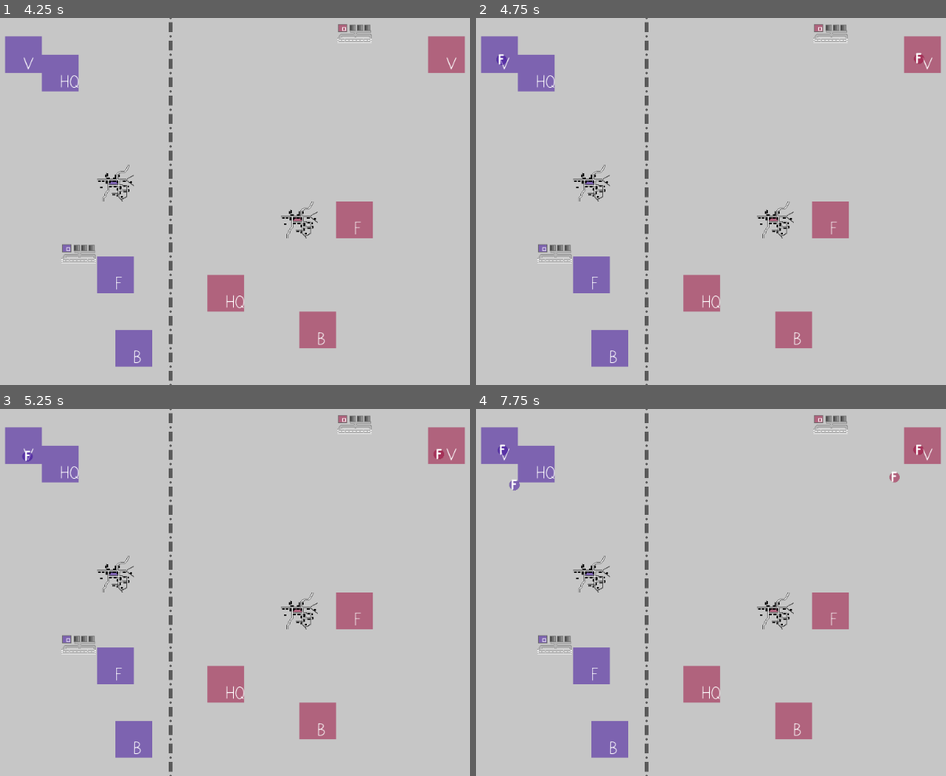
Above: before the commit, frames 1-4 (two rows, left to right).
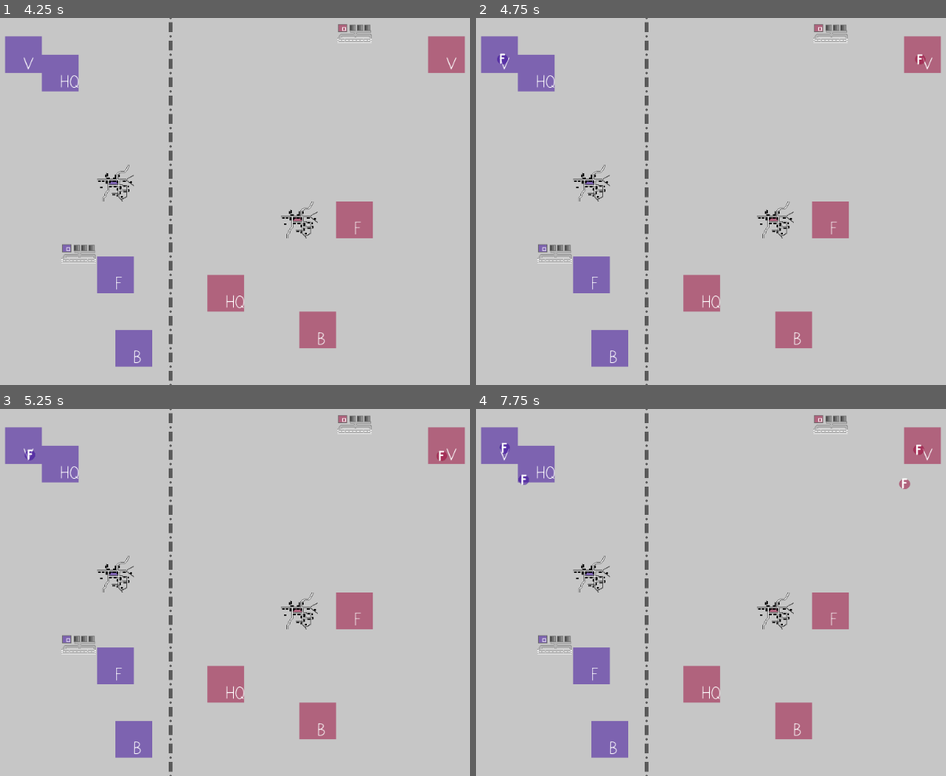
Above: after the commit, the same moments.

Repository: rojekabc/godot-rescue-from-sky
Game: Godot game, scene res://Scenes/GUIStart.tscn
The game is run twice, just before and just after one commit, with the same random seed, the same clock (stepped at 60 frames per second) and the same inputs.
Inputs (mouse positions are in pixels of both pictures, inside the frame that each line leads up to):
- Up to frame 1 (4.25 s): click (192, 179) at 0.52 s; type "12" at 0.6 s; click "Start" at 1.25 s; tap Enter at 2, 3.5 s; move the mouse to (310, 183) at 2.02 s; click (310, 183) at 2.17 s; tap Space at 2.75 s; move the mouse to (47, 219) at 2.77 s; click (47, 219) at 2.92 s; move the mouse to (235, 120) at 3.52 s; click (235, 120) at 3.67 s
- Up to frame 2 (4.75 s): tap Space at 4.25 s; move the mouse to (617, 274) at 4.27 s; click (617, 274) at 4.42 s
- Up to frame 3 (5.25 s): tap Enter at 5 s; move the mouse to (361, 647) at 5.02 s; click (361, 647) at 5.17 s
- Up to frame 4 (7.75 s): move the mouse to (outside the picture) at 5.77 s; click (outside the picture) at 5.92 s; move the mouse to (678, 592) at 6.52 s; click (678, 592) at 6.67 s; move the mouse to (555, 500) at 7.27 s; click (555, 500) at 7.42 s

Frame 1 is identical in both runs. In frame 2, less than 0.1% of the frame differs, in the area x 4-96%, y 9-13%; in frame 3, 0.1%; in frame 4, 0.3%, in the area x 4-96%, y 9-23%.

Commit message:
Register players.
playerDefinitions array in Game object is builded dynamically on start game action.
Player can be HUMAN or AI type. AI name is selected from two possible.

Diff:
--- a/Objects/Game.gd
+++ b/Objects/Game.gd
@@ -40,8 +40,6 @@
 var Consumer = preload('res://Interfaces/Consumer.gd')
 #warning-ignore:unused_class_variable
 var Producer = load('res://Interfaces/Producer.gd')
-
-var humanPlayer : HumanPlayer = load('res://Objects/HumanPlayer.gd').new() as HumanPlayer
 
 const TEST_CONFIGURATION = {
 		verbose = true,
@@ -205,14 +203,6 @@
 		timeout = 20,
 		acronym = 'A'
 	}
-	playerDefinitions.append({
-			name = 'Zygfryd',
-			color = Color(0.2, 0.0, 0.6, 0.5)
-	})
-	playerDefinitions.append({
-			name = 'Godfryd',
-			color = Color(0.6, 0.0, 0.2, 0.5)
-	})
 
 	# Scenes
 	Structure = load('res://Scenes/Structure.tscn').instance()
--- a/Objects/GameWorld.gd
+++ b/Objects/GameWorld.gd
@@ -48,7 +48,7 @@
 		return
 	else:
 		var structure : Structure = _find_element_at(globalPosition, Game.STRUCTURE_COLLISION_LAYER)
-		if structure && structure.ownerIdx == Game.humanPlayer.playerIdx:
+		if structure && Game.playerDefinitions[structure.ownerIdx].type == Player.PlayerType.HUMAN_PLAYER:
 			structure.pressed(self)
 
 func log_information(globalPosition : Vector2) -> void:
--- a/Objects/HumanPlayer.gd
+++ /dev/null
@@ -1,4 +0,0 @@
-class_name HumanPlayer
-
-var playerIdx : int
-var playerName : String
--- /dev/null
+++ b/Objects/Player.gd
@@ -0,0 +1,14 @@
+class_name Player
+
+enum PlayerType {
+	HUMAN_PLAYER,
+	AI_PLAYER
+}
+
+var type : int
+# var playerIdx : int
+var name : String
+var color : Color
+var structureMaterial : Material
+var armyMaterial : Material
+var transportMaterial : Material
--- a/Scenes/GUIStart.tscn
+++ b/Scenes/GUIStart.tscn
@@ -12,14 +12,32 @@
 	$PanelContainer/VBoxContainer/Start.connect('pressed', self, \"start_pressed\")
 
 func start_pressed():
-	Game.humanPlayer.playerName = $PanelContainer/VBoxContainer/PlayerName/LineEdit.text
+	var humanPlayer = create_human_player()
+	var aiPlayer = create_ai_player()
+
+	humanPlayer.name = $PanelContainer/VBoxContainer/PlayerName/LineEdit.text
 	if $PanelContainer/VBoxContainer/Side.pressed:
-		Game.humanPlayer.playerIdx = 0
+		humanPlayer.color = Color(0.2, 0.0, 0.6, 0.5)
+		aiPlayer.color = Color(0.6, 0.0, 0.2, 0.5)
+		Game.playerDefinitions.append(humanPlayer)
+		Game.playerDefinitions.append(aiPlayer)
 	else:
-		Game.humanPlayer.playerIdx = 1
-	var playerDefinition = Game.playerDefinitions[Game.humanPlayer.playerIdx]
-	playerDefinition.name = Game.humanPlayer.playerName
-	Game.changeScene(Game.SCENE.GAME)"
+		humanPlayer.color = Color(0.6, 0.0, 0.2, 0.5)
+		aiPlayer.color = Color(0.2, 0.0, 0.6, 0.5)
+		Game.playerDefinitions.append(aiPlayer)
+		Game.playerDefinitions.append(humanPlayer)
+	Game.changeScene(Game.SCENE.GAME)
+
+func create_human_player() -> Player:
+	var player : Player = Player.new()
+	player.type = Player.PlayerType.HUMAN_PLAYER
+	return player
+
+func create_ai_player() -> Player:
+	var player : Player = Player.new()
+	player.type = Player.PlayerType.AI_PLAYER
+	player.name = Tool.array_random(['Zygfryd', 'Godfryd'])
+	return player"
 
 [node name="GUIStart" type="Control"]
 anchor_right = 1.0
--- a/project.godot
+++ b/project.godot
@@ -39,15 +39,15 @@
 "language": "GDScript",
 "path": "res://Objects/GameWorld.gd"
 }, {
-"base": "Reference",
-"class": "HumanPlayer",
-"language": "GDScript",
-"path": "res://Objects/HumanPlayer.gd"
-}, {
 "base": "Node",
 "class": "OwnerMap",
 "language": "GDScript",
 "path": "res://Objects/OwnerMap.gd"
+}, {
+"base": "Reference",
+"class": "Player",
+"language": "GDScript",
+"path": "res://Objects/Player.gd"
 }, {
 "base": "Node",
 "class": "ResourceDistribution",
@@ -66,8 +66,8 @@
 "Consumer": "",
 "Destructable": "",
 "GameWorld": "",
-"HumanPlayer": "",
 "OwnerMap": "",
+"Player": "",
 "ResourceDistribution": "",
 "Structure": ""
 }
